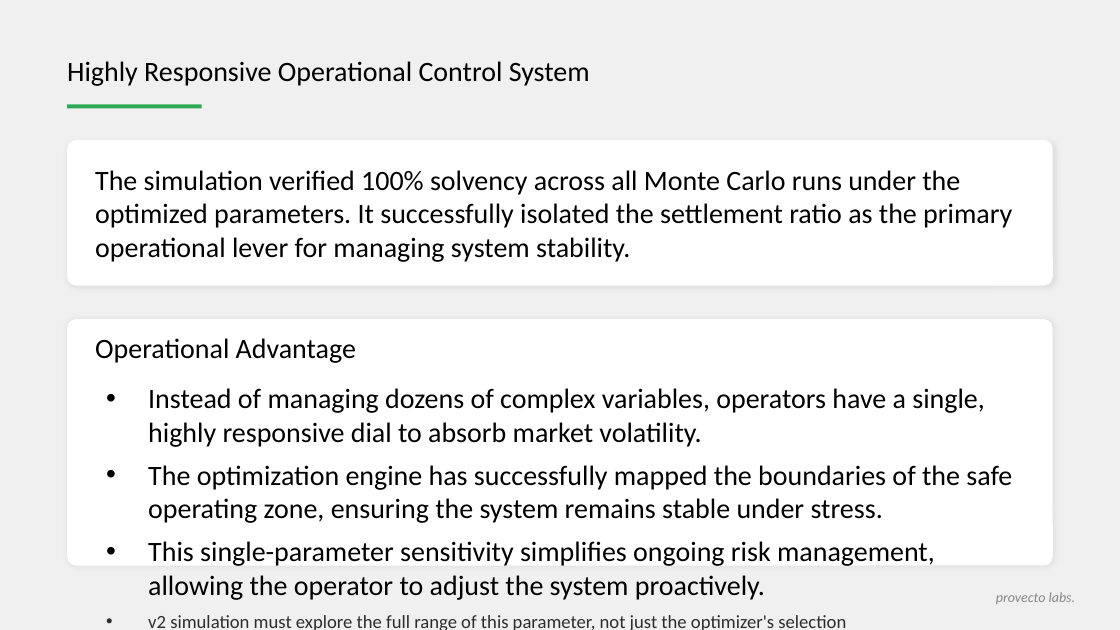
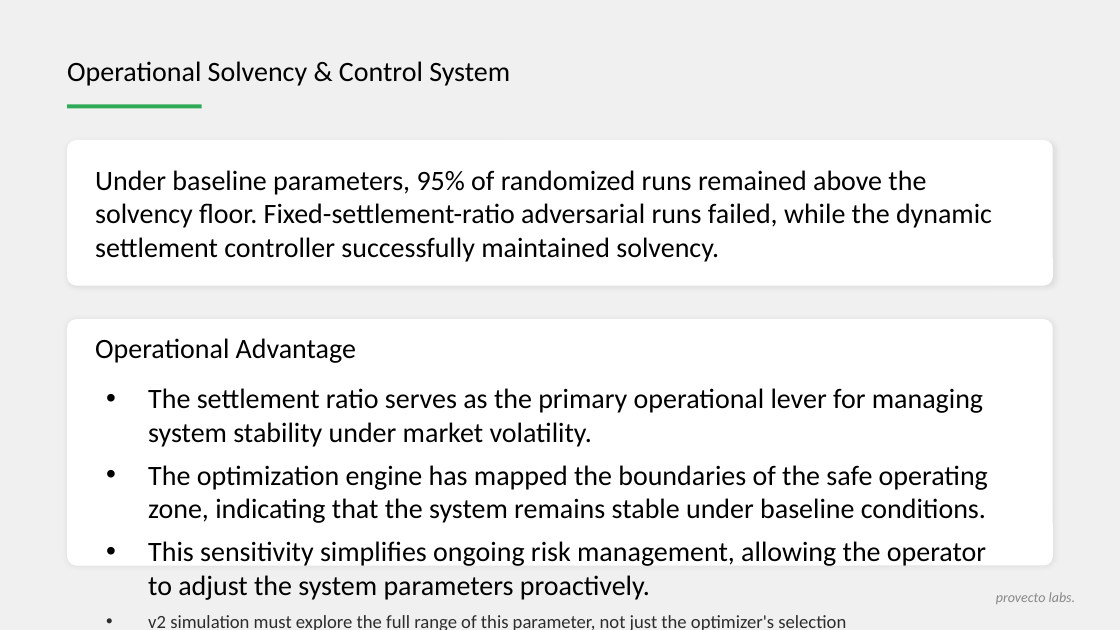
Before and after one commit to stelios12312312/TokenLab, a slide deck: slide 4 of docs_final/2026-06-23/z1_simulation_findings.pptx. Drawn at 1120x630 pixels with LibreOffice and Linux fonts; fonts in the diff are those of the drawing. Boxes give left, top, right and bottom in pixels: in the first picture for what was removed or moved away, otherwise in the second. Text is boxed around its words. In the diff, an @@ line names an element or a change of style, - is before the commit and + after.

```diff
--- a/docs_final/2026-06-23/z1_simulation_findings.pptx
+++ b/docs_final/2026-06-23/z1_simulation_findings.pptx
@@ text at [67,61,510,86]: text changed @@
-Highly Responsive Operational Control System
+Operational Solvency & Control System
@@ text at [95,170,992,262]: text changed @@
-The simulation verified 100% solvency across all Monte Carlo runs under the optimized parameters. It successfully isolated the settlement ratio as the primary operational lever for managing system stability.
+Under baseline parameters, 95% of randomized runs remained above the solvency floor. Fixed-settlement-ratio adversarial runs failed, while the dynamic settlement controller successfully maintained solvency.
@@ text at [148,388,988,600]: text changed @@
-• Instead of managing dozens of complex variables, operators have a single, highly responsive dial to absorb market volatility.
-• The optimization engine has successfully mapped the boundaries of the safe operating zone, ensuring the system remains stable under stress.
-• This single-parameter sensitivity simplifies ongoing risk management, allowing the operator to adjust the system proactively.
+• The settlement ratio serves as the primary operational lever for managing system stability under market volatility.
+• The optimization engine has mapped the boundaries of the safe operating zone, indicating that the system remains stable under baseline conditions.
+• This sensitivity simplifies ongoing risk management, allowing the operator to adjust the system parameters proactively.
```
Also in this commit, not shown: 10 other slides changed, 1 other file.
